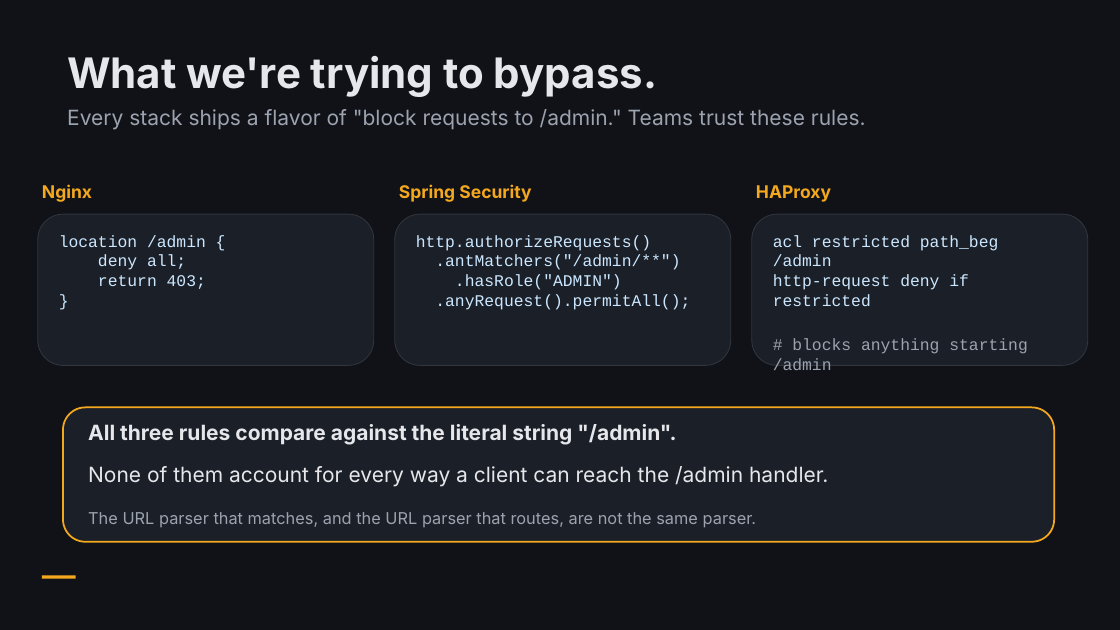
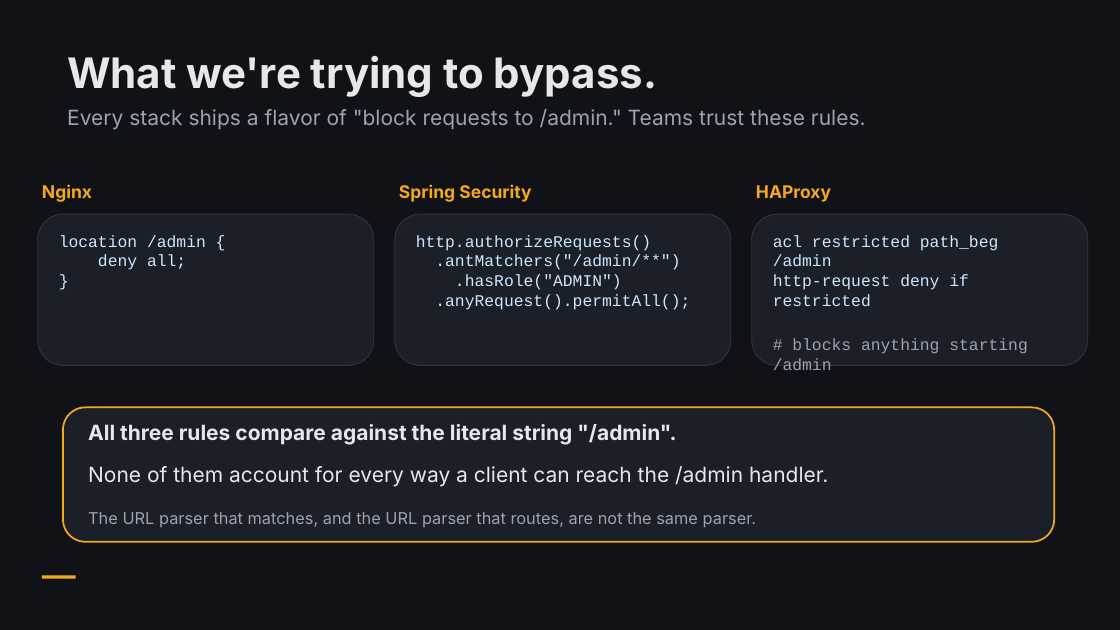
Before and after one commit to NetSPI/BypassFuzzer-Burp, a slide deck: slide 3 of docs/BypassFuzzer-Presentation.pptx. Drawn at 1120x630 pixels with LibreOffice and Linux fonts; fonts in the diff are those of the drawing. Boxes give left, top, right and bottom in pixels: in the first picture for what was removed or moved away, otherwise in the second. Text is boxed around its words. In the diff, an @@ line names an element or a change of style, - is before the commit and + after.

```diff
--- a/docs/BypassFuzzer-Presentation.pptx
+++ b/docs/BypassFuzzer-Presentation.pptx
@@ text at [98, 275, 206, 289]: paragraph removed @@
-return 403;
```
Also in this commit, not shown: 1 other slide changed, 5 slides added, 1 slide removed, 7 other files.
